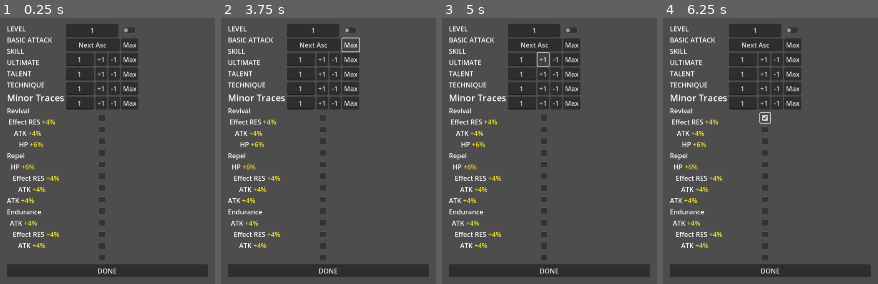
Above: before the commit, frames 1-4 (left to right).
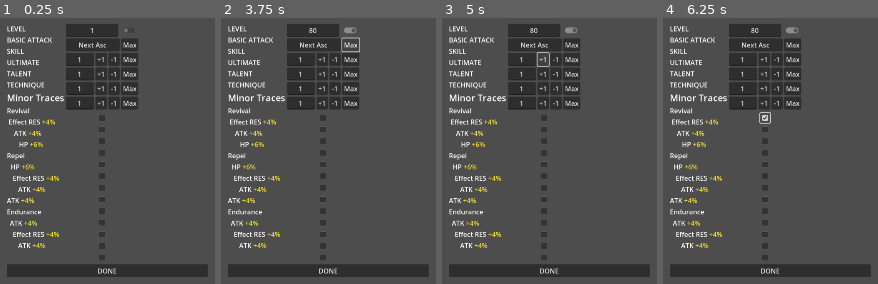
Above: after the commit, the same moments.

Repository: Rydahhhhhh/HoyoPlanner
Game: Godot game, scene res://Scenes/Character Planner Menu/character_planner_menu.tscn
Two runs of this game, one before a commit and one after it. Both use one fixed random seed, a clock stepped at 60 frames per second and the inputs below.
Inputs (mouse positions are in pixels of both pictures, inside the frame that each line leads up to):
- Up to frame 1 (0.25 s): no input
- Up to frame 2 (3.75 s): click "DONE" at 0.5 s; click "DONE" at 1.25 s; click "Next Asc" at 2 s; click "Next Asc" at 2.75 s; click "Max" at 3.5 s
- Up to frame 3 (5 s): click "+1" at 4.25 s
- Up to frame 4 (6.25 s): click "-1" at 5 s; click (766, 119) at 5.77 s

The runs differ from the first frame. In frame 1, less than 0.1% of the frame differs, in the area x 57-60%, y 4-6%; in frame 2, 0.2%, in the area x 40-63%, y 3-6%; in frame 3, 0.2%; in frame 4, 0.2%.
Error before the commit: Parse Error: Could not resolve class "IntInputCell". (res://Scenes/Character)
Error after the commit: Assertion failed. (res://Scenes/Character)

Commit message:
removed add validator function (for now)

Diff:
--- a/Scenes/Character Planner Menu/int_input.gd
+++ b/Scenes/Character Planner Menu/int_input.gd
@@ -126,10 +126,6 @@
 func _on_focus_exited() -> void:
 	if _queued_value != null:
 		# GdScript doesn't allow typed variables to be null
-func add_validator(validator_fn: Callable, ):
-	validators.append(validator_fn)
-	return
-
 		assert(_queued_value is int)
 		value = _queued_value
 	_queued_value = null
